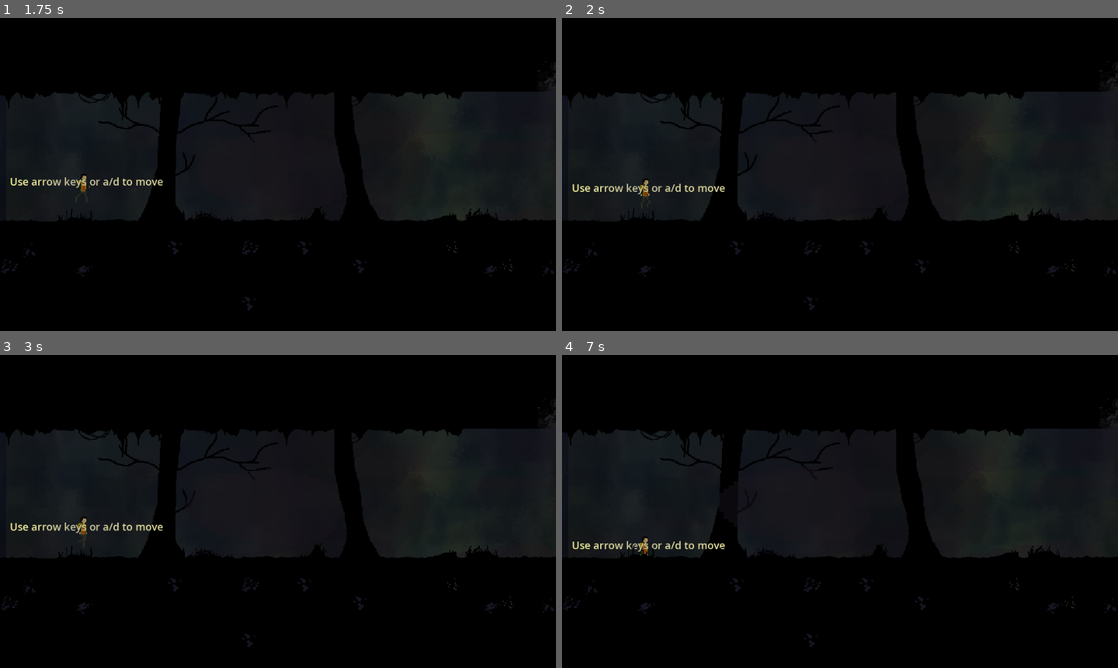
Above: before the commit, frames 1-4 (two rows, left to right).
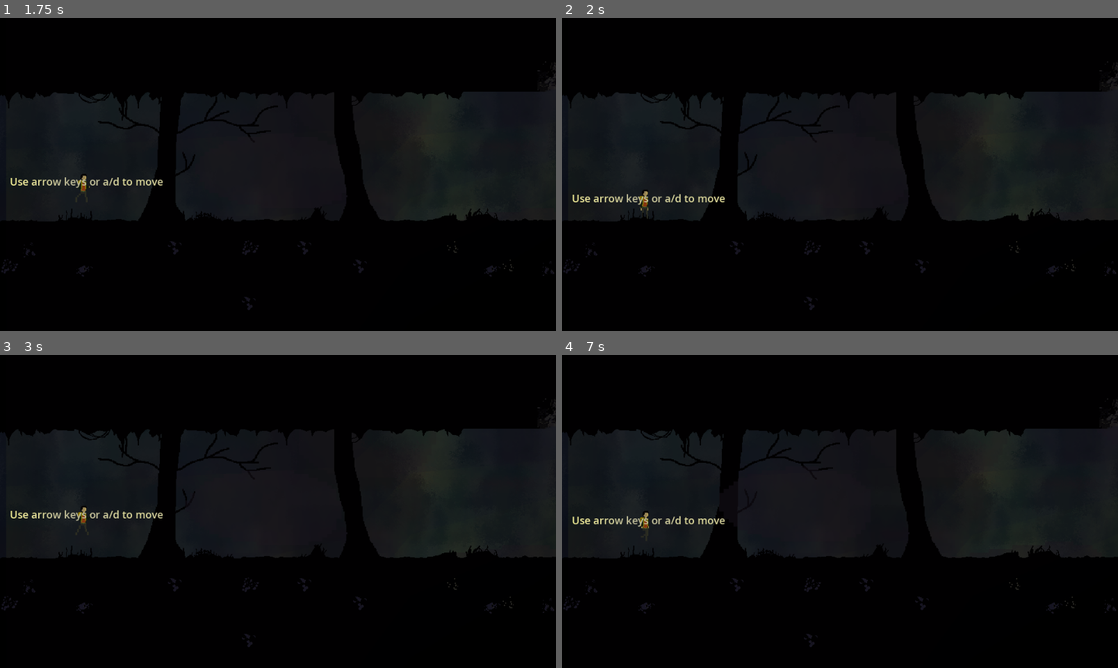
Above: after the commit, the same moments.

Repository: The-Spark-Industries/spark-energy
Game: Godot game, scene res://Master Scenes/titleScreen.tscn
Same seed, same stepped clock (60 frames per second), same inputs: the game is played once before the commit and once after it. The engine's default icon, where the game draws it, is replaced by a stand-in: a white triangle on a blue panel in a dark square.
Inputs:
- Up to frame 1 (1.75 s): click "Start" at 0.5 s; tap Enter (ui_accept) at 1.25 s; hold 2 (inventoryright) from 1.28 s (still down); hold E (e) from 1.28 s (still down); tap Space (jump) at 1.52 s; tap Q (q) at 1.55 s
- Up to frame 2 (2 s): keep holding 2 (inventoryright); keep holding E (e); tap Space (jump) at 1.82 s
- Up to frame 3 (3 s): release E (e) at 2.03 s; tap Q (q) at 2.1 s; tap Space (jump) at 2.27, 2.3, 2.57, 2.85 s; release 2 (inventoryright) at 2.78 s; hold 1 (inventoryleft) from 2.78 s (still down); hold E (e) from 2.78 s (still down)
- Up to frame 4 (7 s): tap Enter (ui_accept) at 3.5, 6.5 s; release 1 (inventoryleft) at 3.53 s; release E (e) at 3.53 s; hold 2 (inventoryright) 3.53-5.03 s; tap E (e) at 3.6, 5.1 s; tap Space (jump) at 3.77, 4.07, 4.52, 4.55, 4.82, 5.27, 5.57, 6.6, 6.77 s; tap Q (q) at 3.8 s; hold Q (q) 4.28-5.03 s; hold 1 (inventoryleft) 5.03-5.78 s; hold 2 (inventoryright) 5.78-6.53 s; hold Q (q) 5.78-6.53 s; hold 1 (inventoryleft) from 6.53 s (still down)

Frame 1 is identical in both runs. In frame 2, 0.7% of the frame differs, in the area x 1-30%, y 51-64%; in frame 3, 0.7%; in frame 4, 0.7%.
Error in both runs: Invalid access to property or key 'checkpoints_enabled' on a base object of type 'Node (global.gd)'. (res://Scripts/Checkpoint.gd:11)

Commit message:
Basic ladder

Diff:
--- /dev/null
+++ b/Master Scenes/ladder.gd
@@ -0,0 +1,21 @@
+extends Area2D
+
+
+#var laddermode: bool = true
+
+# Called when the node enters the scene tree for the first time.
+func _ready() -> void:
+	pass # Replace with function body.
+
+
+func _on_body_entered(body: Node2D) -> void:
+	if (body is CharacterBody2D):
+		Global.laddermode = true
+
+
+
+
+
+func _on_body_exited(body: Node2D) -> void:
+	if (body is CharacterBody2D):
+		Global.laddermode = false
--- a/Master Scenes/ladder.tscn
+++ b/Master Scenes/ladder.tscn
@@ -1,19 +1,19 @@
-[gd_scene format=3 uid="uid://cr4eboqqhm68s"]
+[gd_scene format=3 uid="uid://chtwydsi6ua1d"]
 
 [ext_resource type="Script" uid="uid://ba74r6ejeh12m" path="res://Master Scenes/ladder.gd" id="1_eux5y"]
-[ext_resource type="Texture2D" uid="uid://v2uak3y1r0jq" path="res://Level 1/Level 1 Art Assets/Environment/Props/ladder.png" id="2_eux5y"]
+[ext_resource type="Texture2D" uid="uid://03g8lcmq571u" path="res://icon.svg" id="1_xfia1"]
 
 [sub_resource type="RectangleShape2D" id="RectangleShape2D_k1sop"]
-size = Vector2(29, 32)
+size = Vector2(62, 123.5)
 
 [node name="Ladder" type="Area2D" unique_id=233057672]
 script = ExtResource("1_eux5y")
 
 [node name="ladderpiece" type="Sprite2D" parent="." unique_id=589253092]
-texture = ExtResource("2_eux5y")
+texture = ExtResource("1_xfia1")
 
 [node name="CollisionShape2D" type="CollisionShape2D" parent="." unique_id=1516415531]
-position = Vector2(0.5, 0)
+position = Vector2(-2, -1.75)
 shape = SubResource("RectangleShape2D_k1sop")
 
 [connection signal="body_entered" from="." to="." method="_on_body_entered"]
--- a/Scripts/Player.gd
+++ b/Scripts/Player.gd
@@ -31,6 +31,10 @@
 var _jump_arc_active := false
 var _coyote_jump_available := false
 
+var climbingmode: bool = false
+
+#
+
 # Stack for wire player is currently hovering [cite: 5]
 var _pipes_inside: Array[Node] = []
 var _interactables_inside: Array[Node] = []
@@ -49,7 +53,7 @@
 @onready var animPlayer: AnimationPlayer = get_node_or_null("AnimationPlayer")
 
 func _ready() -> void:
-	#Global.wiremode= false
+	climbingmode=false
 	set_meta("pipe_traveling", false)
 	set_meta("tag", "player")
 
@@ -70,6 +74,11 @@
 	add_child(_water_death_timer)
 
 func _physics_process(delta: float) -> void:
+
+	if (Global.laddermode==true and climbingmode==true):
+		global_position.y-=20
+
+
 	if get_meta("pipe_traveling", false):
 		velocity = Vector2.ZERO
 		Global.wiremode=true
@@ -115,12 +124,16 @@
 
 			# Jump Input (with Coyote Time)
 			if Input.is_action_just_pressed("jump") or Input.is_action_just_pressed("ui_up"):
-				if _coyote_jump_available and Time.get_ticks_msec() - last_floor_msec < COYOTE_TIME_MS:
-					state = States.JUMP
-					_coyote_jump_available = false
+				if (Global.laddermode== false):
+					if _coyote_jump_available and Time.get_ticks_msec() - last_floor_msec < COYOTE_TIME_MS:
+						state = States.JUMP
+						_coyote_jump_available = false
+					else:
+						last_jump_queue_msec = Time.get_ticks_msec()
 				else:
-					last_jump_queue_msec = Time.get_ticks_msec()
-
+					climbingmode=true
+			if Input.is_action_just_released("jump") or Input.is_action_just_released("ui_up"):
+				climbingmode= false
 			# Gravity & Air Hang Peak Logic
 			var gravity_to_apply := current_gravity
 			if _jump_arc_active:
--- a/Scripts/global.gd
+++ b/Scripts/global.gd
@@ -18,6 +18,7 @@
 ## Scene -> room -> checkpoint dictionary.
 ## Value format: {"x": float, "y": float}
 var room_checkpoints_by_scene: Dictionary = {}
+var laddermode: bool = true
 
 var inventory: Array = []
 var max_inventory_size= 100
Not shown, added: Master Scenes/ladder.gd.uid
